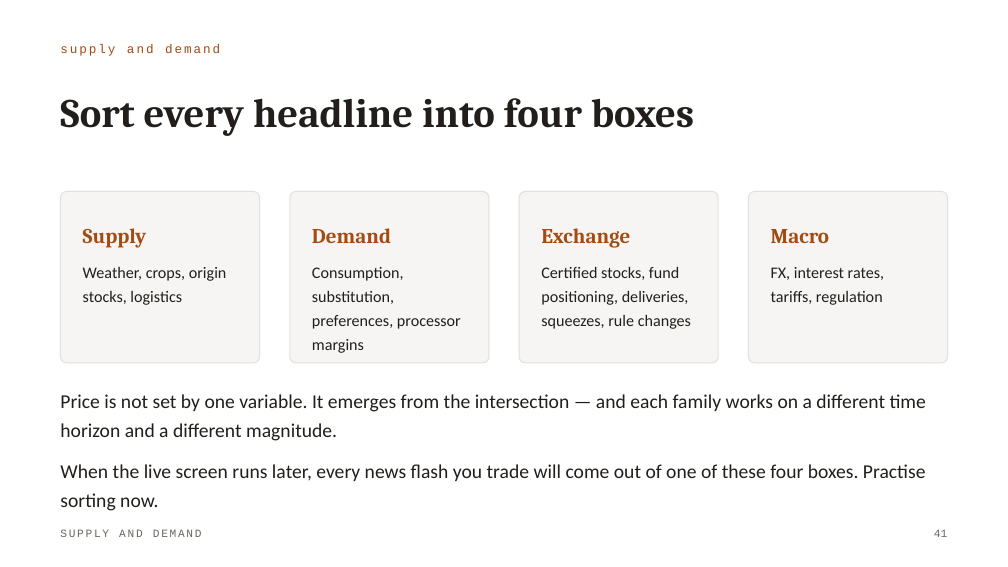
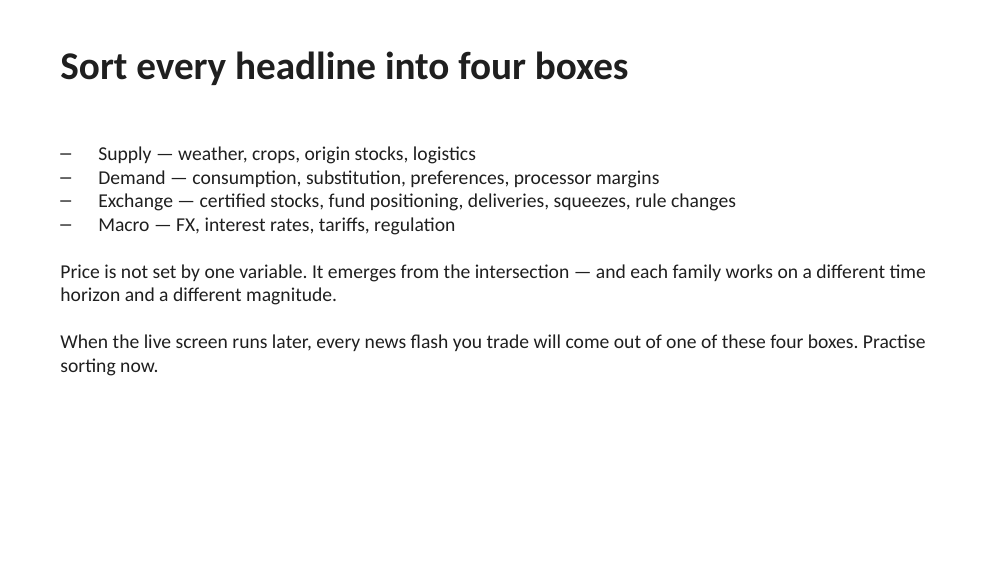
Before and after one commit to loic619/Commodity-trading-lecture, a slide deck: slide 42 of decks/Commodity-Trading-Module-1.pptx. Drawn at 1008x567 pixels with LibreOffice and Linux fonts; fonts in the diff are those of the drawing. Boxes give left, top, right and bottom in pixels: in the first picture for what was removed or moved away, otherwise in the second. Text is boxed around its words. In the diff, an @@ line names an element or a change of style, - is before the commit and + after.

```diff
--- a/decks/Commodity-Trading-Module-1.pptx
+++ b/decks/Commodity-Trading-Module-1.pptx
@@ text "Sort every headline into four ...": place and size @@
-text "Sort every headline into four ..." at (60, 98, 694, 136)
+text "Sort every headline into four ..." at (60, 51, 629, 85)
@@ text "Sort every headline into four ..." at (60, 51, 629, 85): size 29 to 28 pt, font Cambria to Calibri, text colour #221E1B to #1F1F1F; line spacing 32pt to 1; vertical alignment middle to top @@
@@ text removed at (60, 44, 220, 56) @@
-supply and demand
@@ text "Supply — weather, crops, origin ...": place and size @@
-text "Supply — weather, crops, origin ..." at (60, 394, 926, 511)
+text "Supply — weather, crops, origin ..." at (60, 146, 926, 376)
@@ text at (98, 146, 736, 235): paragraphs added @@
+– Supply — weather, crops, origin stocks, logistics
+– Demand — consumption, substitution, preferences, processor margins
+– Exchange — certified stocks, fund positioning, deliveries, squeezes, rule changes
+– Macro — FX, interest rates, tariffs, regulation
@@ rounded rectangle removed at (60, 192, 260, 363) @@
@@ rounded rectangle removed at (290, 192, 490, 363) @@
@@ rounded rectangle removed at (519, 192, 719, 363) @@
@@ rounded rectangle removed at (748, 192, 948, 363) @@
@@ text removed at (83, 228, 147, 248) @@
-Supply
@@ text removed at (312, 228, 391, 243) @@
-Demand
@@ text removed at (541, 228, 630, 248) @@
-Exchange
@@ text removed at (771, 229, 830, 243) @@
-Macro
@@ text at (60, 264, 926, 376): text colour #221E1B to #1F1F1F in "Price is not set by one variable. ...", "When the live screen runs later, every ..."; line spacing 21pt to 1; less space between paragraphs @@
@@ text removed at (83, 267, 227, 305) @@
-Weather, crops, origin stocks, logistics
@@ text removed at (312, 267, 461, 353) @@
-Consumption, substitution, preferences, processor margins
@@ text removed at (541, 266, 691, 329) @@
-Certified stocks, fund positioning, deliveries, squeezes, rule changes
@@ text removed at (771, 267, 884, 305) @@
-FX, interest rates, tariffs, regulation
@@ text removed at (60, 529, 202, 537) @@
-SUPPLY AND DEMAND
@@ text removed at (934, 529, 947, 537) @@
-41
```
Also in this commit, not shown: 46 other slides changed, 6 other files.
